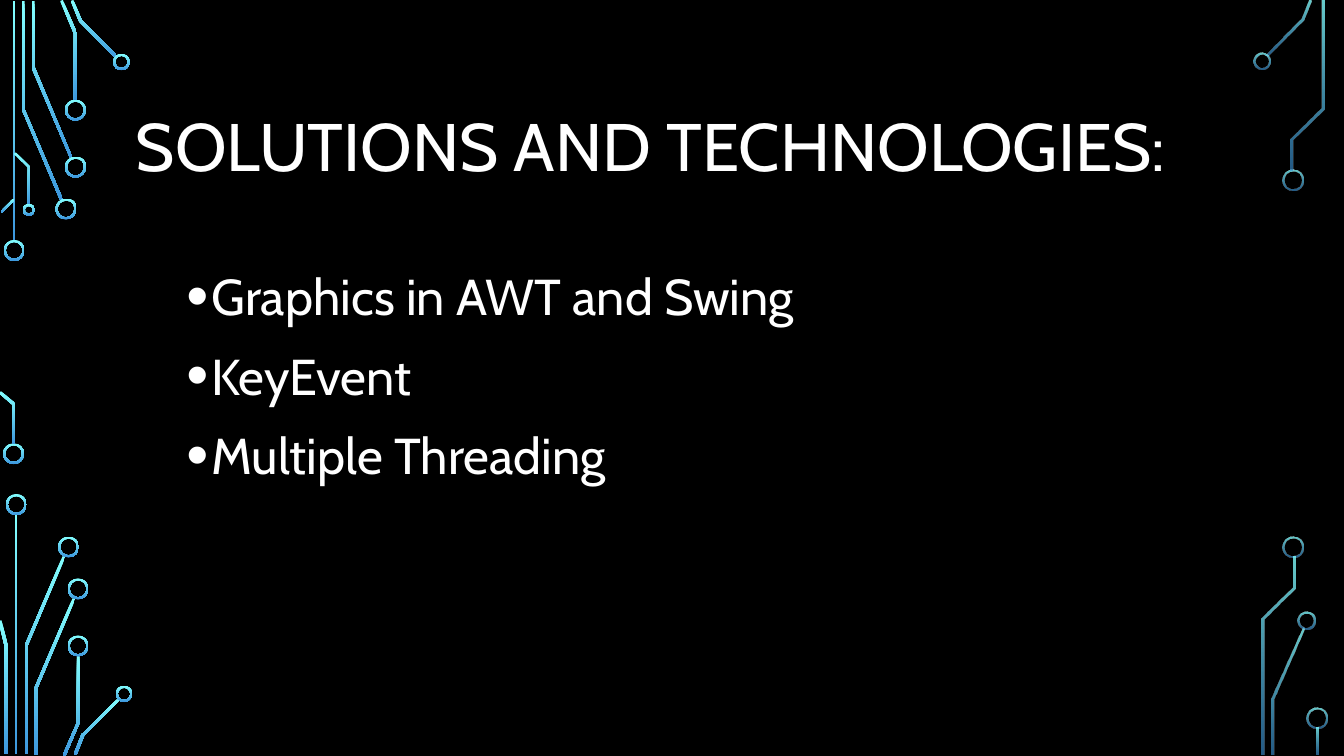
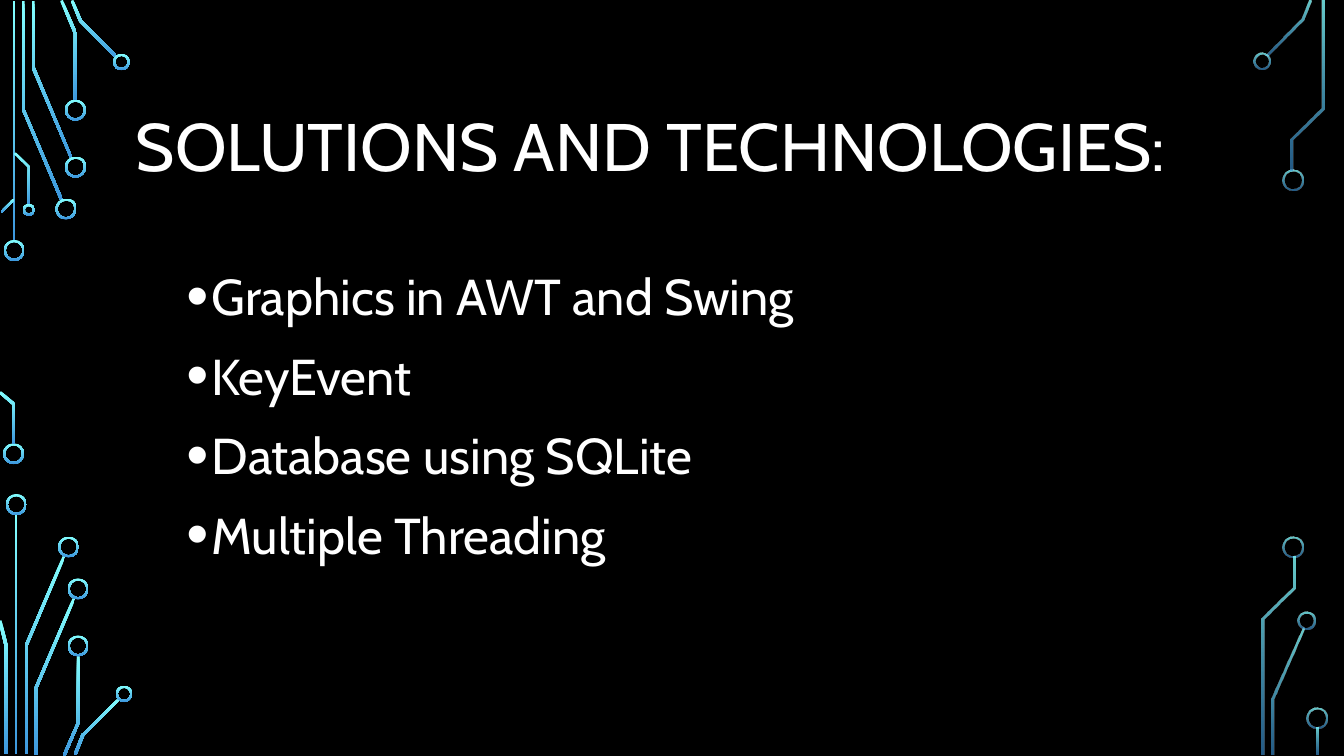
Before and after one commit to aneetaa/ipd12-java3-project, a slide deck: slide 5 of project desc and proposal.pptx. Drawn at 1344x756 pixels with LibreOffice and Linux fonts; fonts in the diff are those of the drawing; background and template pictures are left out. Boxes give left, top, right and bottom in pixels: in the first picture for what was removed or moved away, otherwise in the second. Text is boxed around its words. In the diff, an @@ line names an element or a change of style, - is before the commit and + after.

```diff
--- a/project desc and proposal.pptx
+++ b/project desc and proposal.pptx
@@ text at bbox=[212, 436, 693, 485]: paragraph added @@
+  • Database using SQLite
```
Also in this commit, not shown: 7 other slides changed, 1 slide added, 1 slide removed, 51 other files.
